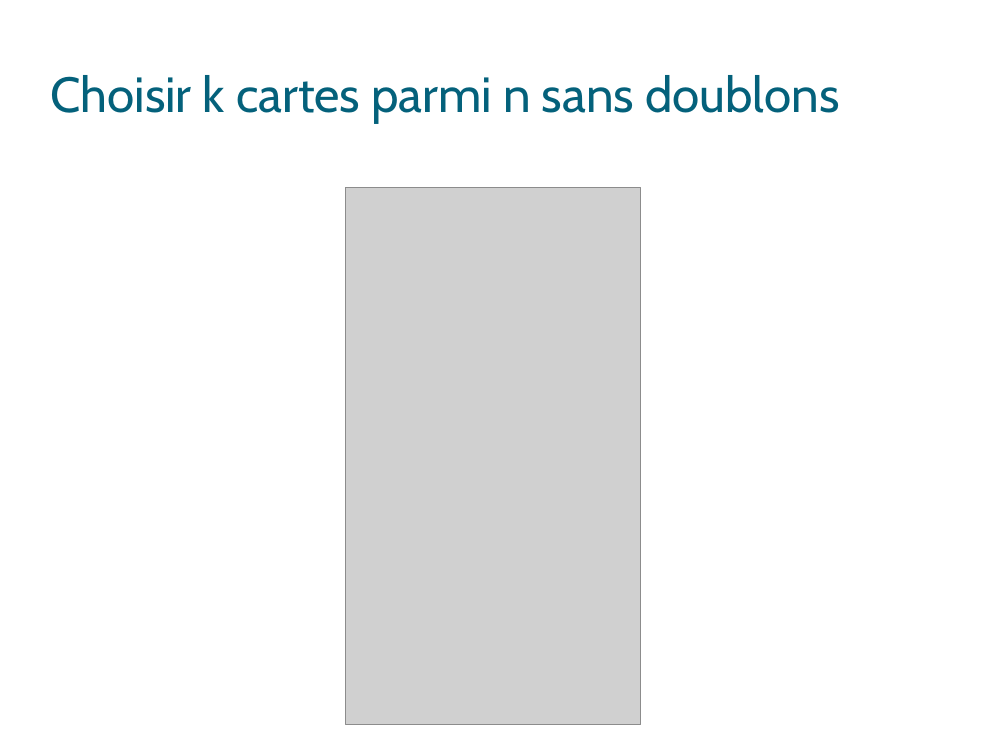
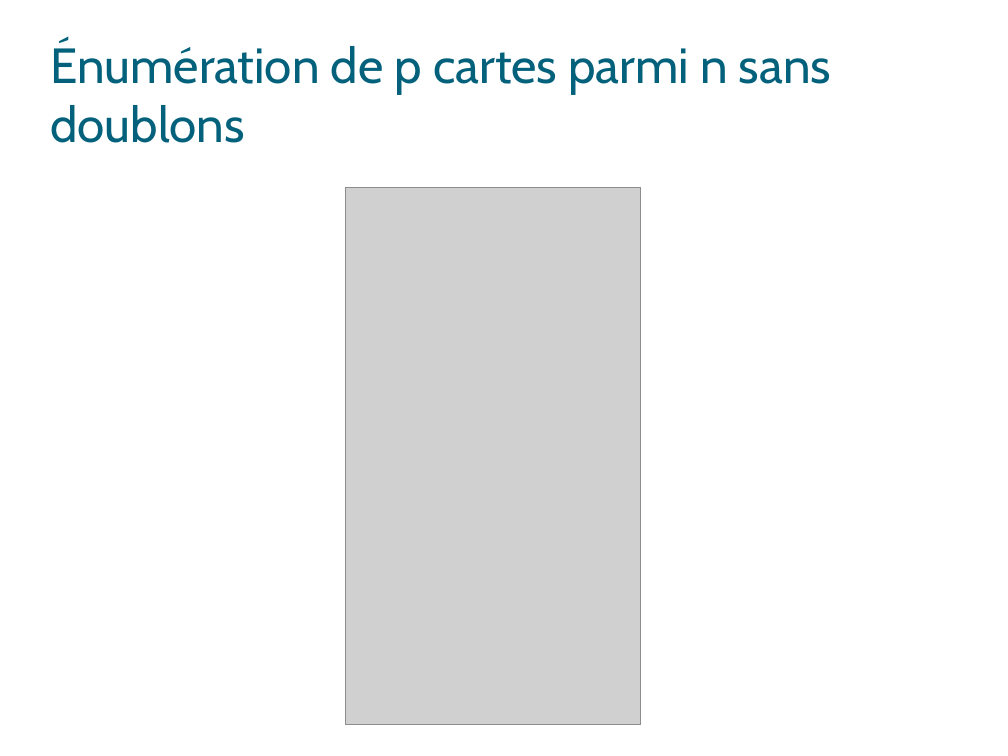
Before and after one commit to Triw-12/hanamikoji_solve, a slide deck: slide 32 of diaporama/Règles.odp. Drawn at 1008x756 pixels with LibreOffice and Linux fonts; fonts in the diff are those of the drawing; grey boxes stand for pictures; background and template pictures are left out. Boxes give left, top, right and bottom in pixels: in the first picture for what was removed or moved away, otherwise in the second. Text is boxed around its words. In the diff, an @@ line names an element or a change of style, - is before the commit and + after.

```diff
--- a/diaporama/Règles.odp
+++ b/diaporama/Règles.odp
@@ title at box(50, 42, 831, 143): text changed @@
-Choisir k cartes parmi n sans doublons
+Énumération de p cartes parmi n sans doublons
```
Also in this commit, not shown: 16 other slides changed, 3 slides added, 2 slides removed, 2 other files.
